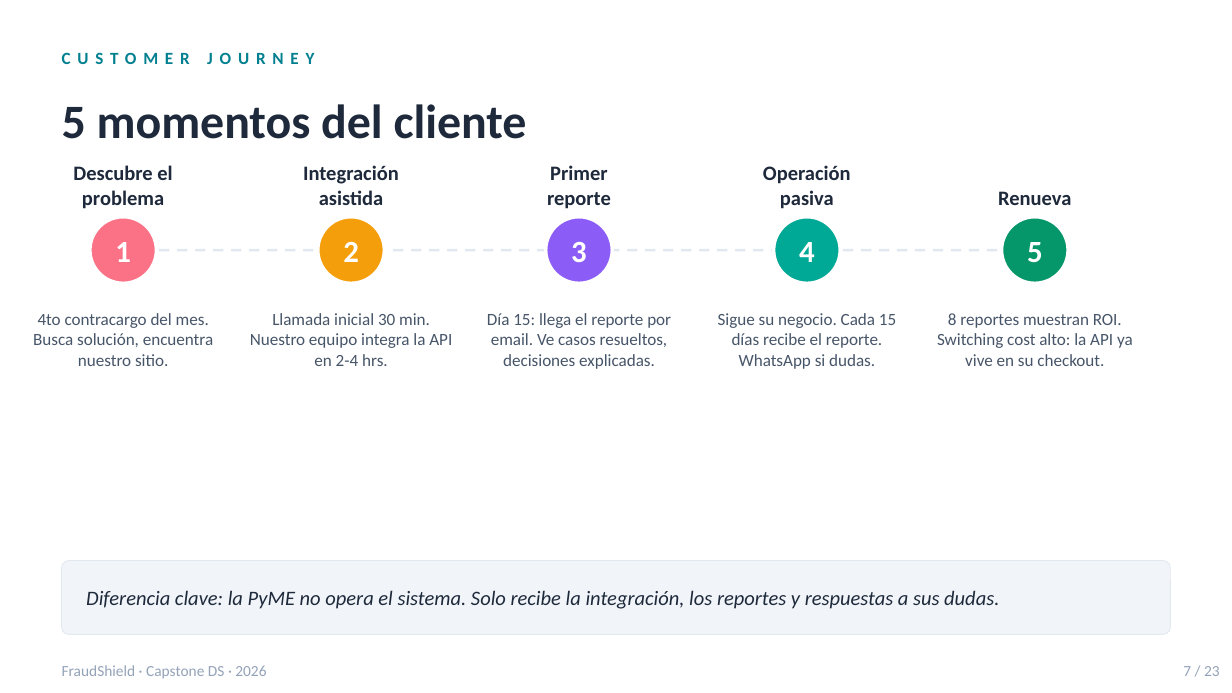
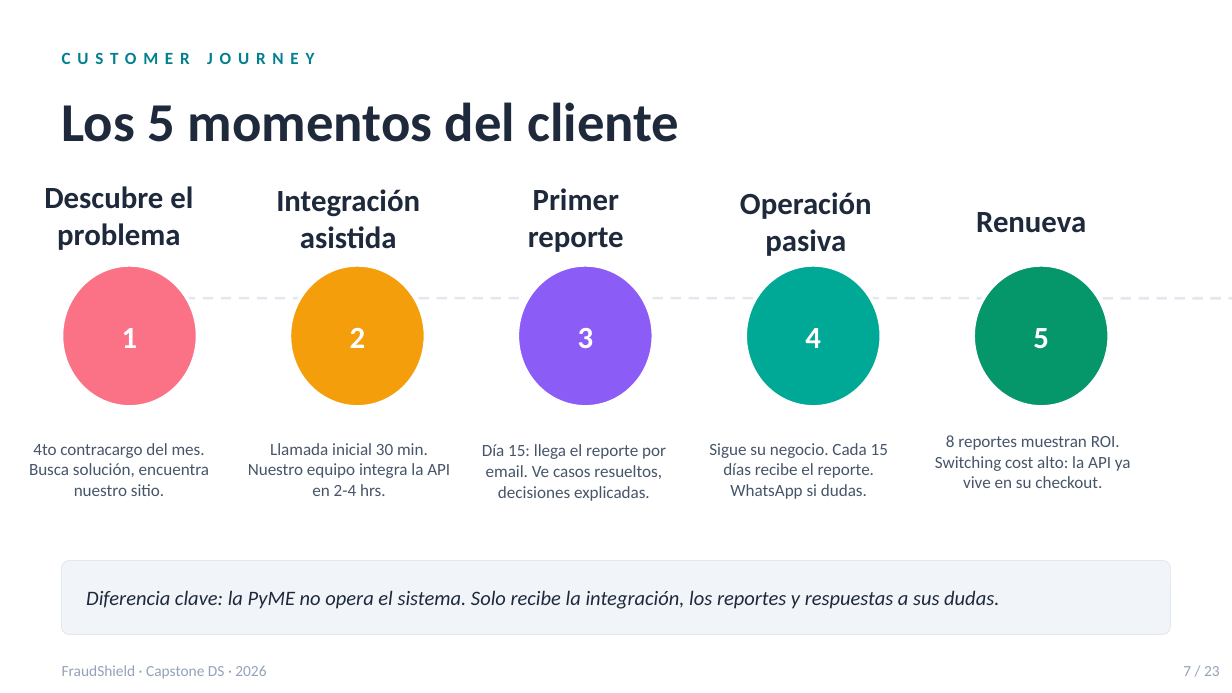
Before and after one commit to Nike2004A/fraud_transactions, a slide deck: slide 7 of docs/FraudShield_deck.pptx. Drawn at 1232x693 pixels with LibreOffice and Linux fonts; fonts in the diff are those of the drawing. Boxes give left, top, right and bottom in pixels: in the first picture for what was removed or moved away, otherwise in the second. Text is boxed around its words. In the diff, an @@ line names an element or a change of style, - is before the commit and + after.

```diff
--- a/docs/FraudShield_deck.pptx
+++ b/docs/FraudShield_deck.pptx
@@ text at (62,102,679,142): text changed; size 28 to 32 pt @@
-5 momentos del cliente
+Los 5 momentos del cliente
@@ text "Descubre el": place and size @@
-text "Descubre el" at (73,165,172,209)
+text "Descubre el" at (44,186,193,250)
@@ text "Primer": place and size @@
-text "Primer" at (547,165,611,209)
+text "Primer" at (528,188,624,252)
@@ text "Renueva": place and size @@
-text "Renueva" at (998,191,1071,205)
+text "Renueva" at (976,212,1086,233)
@@ text "Integración": place and size @@
-text "Integración" at (303,165,399,205)
+text "Integración" at (276,189,420,249)
@@ size 12 to 18 pt in 5 elements at (976,212,1086,233), (44,186,193,250), (528,188,624,252), (276,189,420,249), (740,192,872,256) @@
@@ text "Operación": place and size @@
-text "Operación" at (763,165,851,209)
+text "Operación" at (740,192,872,256)
@@ text "1": place and size @@
-text "1" at (115,242,131,262)
+text "1" at (122,328,138,348)
@@ ellipse: place and size @@
-ellipse at (90,217,156,283)
+ellipse at (62,265,197,407)
@@ text "2": place and size @@
-text "2" at (343,241,359,262)
+text "2" at (350,327,366,348)
@@ ellipse: place and size @@
-ellipse at (318,217,384,283)
+ellipse at (290,265,425,407)
@@ text "3": place and size @@
-text "3" at (571,242,587,262)
+text "3" at (578,328,594,348)
@@ ellipse: place and size @@
-ellipse at (546,217,612,283)
+ellipse at (517,265,653,407)
@@ text "4": place and size @@
-text "4" at (799,242,815,262)
+text "4" at (805,328,821,348)
@@ ellipse: place and size @@
-ellipse at (774,217,840,283)
+ellipse at (745,265,881,407)
@@ text "5": place and size @@
-text "5" at (1027,242,1043,263)
+text "5" at (1033,328,1049,349)
@@ ellipse: place and size @@
-ellipse at (1002,217,1068,283)
+ellipse at (973,265,1109,407)
@@ line moved from (123, 250) - (1035, 250) to (95, 298) - (1232, 298) @@
@@ text "4to contracargo del mes. Busca ...": place and size @@
-text "4to contracargo del mes. Busca ..." at (33,313,213,366)
+text "4to contracargo del mes. Busca ..." at (29,443,209,496)
@@ text "Llamada inicial 30 min. Nuestro ...": place and size @@
-text "Llamada inicial 30 min. Nuestro ..." at (250,313,452,366)
+text "Llamada inicial 30 min. Nuestro ..." at (248,443,450,496)
@@ text "Día 15: llega el reporte ...": place and size @@
-text "Día 15: llega el reporte ..." at (487,313,671,369)
+text "Día 15: llega el reporte ..." at (482,444,666,501)
@@ text "Sigue su negocio. Cada 15 ...": place and size @@
-text "Sigue su negocio. Cada 15 ..." at (718,313,896,369)
+text "Sigue su negocio. Cada 15 ..." at (709,443,888,499)
@@ text "8 reportes muestran ROI. Switching ...": place and size @@
-text "8 reportes muestran ROI. Switching ..." at (937,313,1133,366)
+text "8 reportes muestran ROI. Switching ..." at (935,435,1131,488)
```
Also in this commit, not shown: 7 other slides changed, 4 slides removed.
